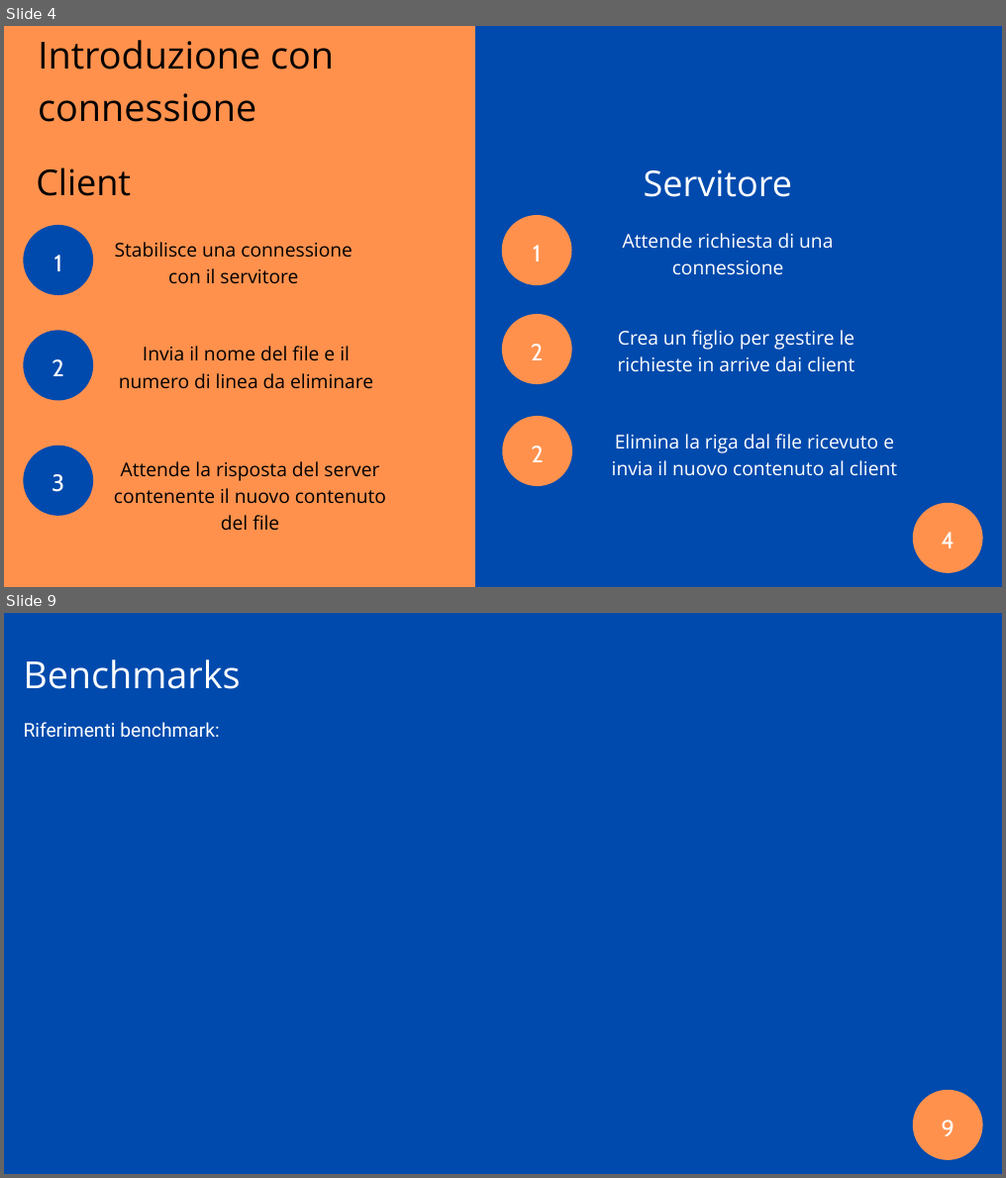
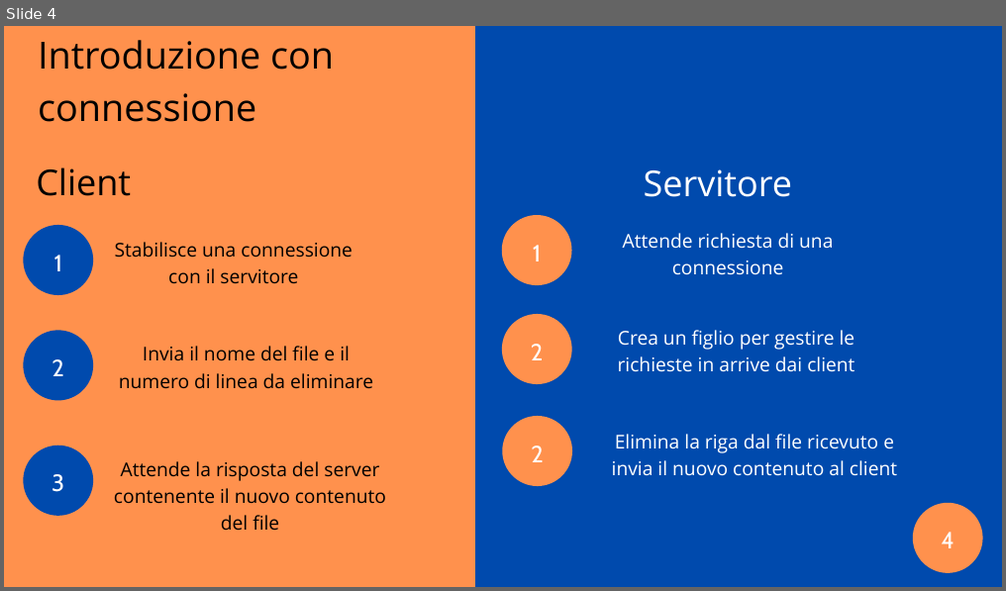
Before and after one commit to ilcors-dev/gruppo-reti, a slide deck: esercitazione_3/documents/Esercitazione 3.pptx. Shown one above the other, each under a label of ours: slides 4 and 9 before the commit, slide 4 after it; the slides between them are not shown. The pictures are 1006x1178 and 1006x591 pixels, drawn with LibreOffice and Linux fonts; fonts in the diff are those of the drawing. Boxes give left, top, right and bottom in pixels: in the first picture for what was removed or moved away, otherwise in the second. Text is boxed around its words. In the diff, an @@ line names an element or a change of style, - is before the commit and + after.

```diff
--- a/esercitazione_3/documents/Esercitazione 3.pptx
+++ b/esercitazione_3/documents/Esercitazione 3.pptx
@@ slide 9 removed at (x1=4, y1=613, x2=1002, y2=1174), background #FF914D @@
@@ freeform shape removed at (x1=4, y1=613, x2=1002, y2=1174) @@
@@ text removed at (x1=23, y1=660, x2=240, y2=689) @@
-Benchmarks
@@ text removed at (x1=24, y1=722, x2=219, y2=738) @@
-Riferimenti benchmark:
@@ freeform shape removed at (x1=913, y1=1090, x2=982, y2=1160) @@
@@ text removed at (x1=942, y1=1120, x2=954, y2=1137) @@
-9
```
Also in this commit, not shown: 7 slides changed, 12 other files.
